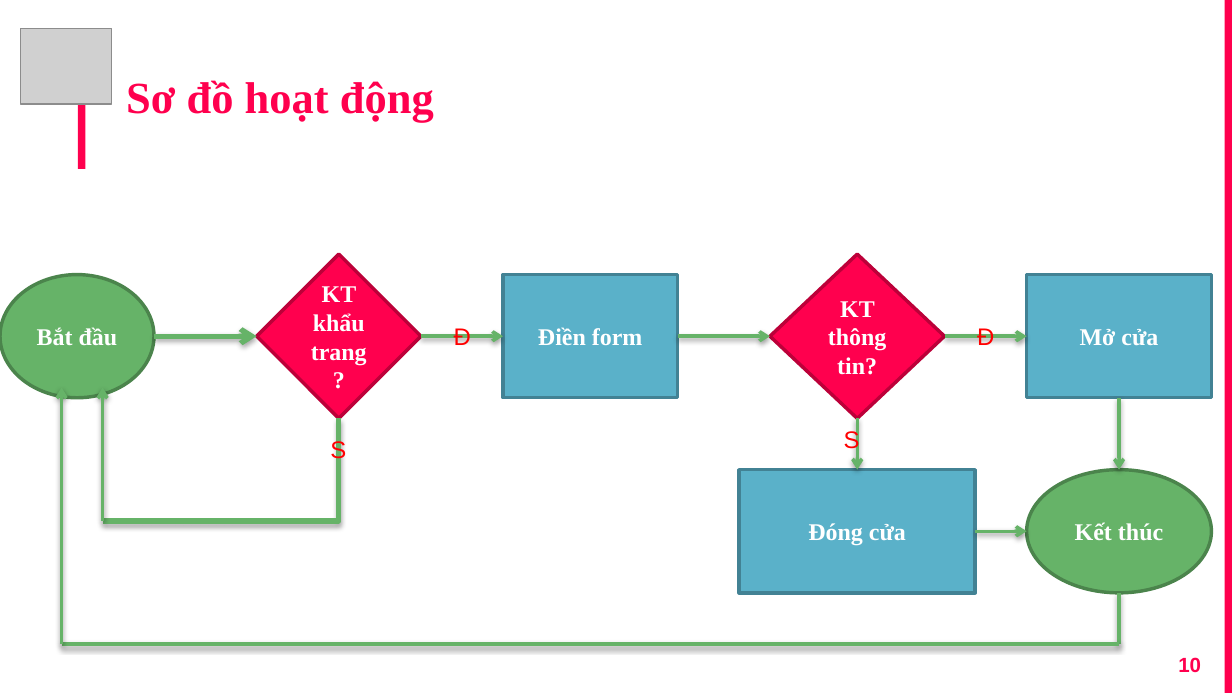
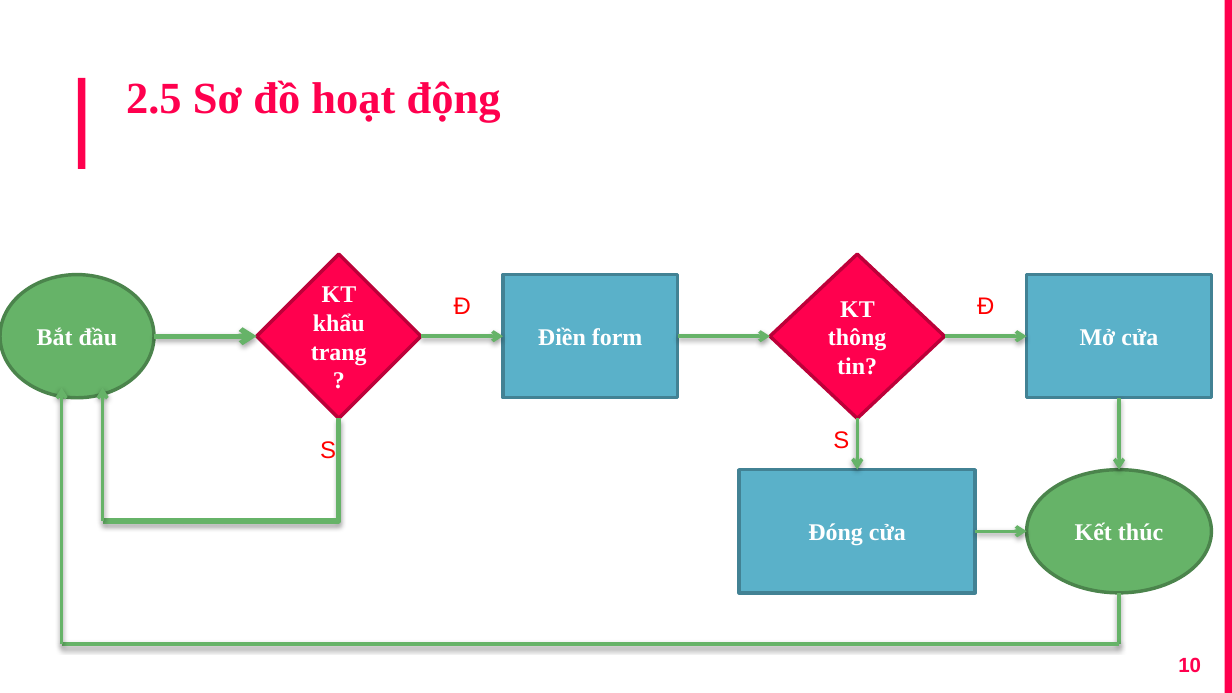
Before and after one commit to ducxd11041999/MaskDetectionV2, a slide deck: slide 10 of Presentation.pptx. Drawn at 1232x693 pixels with LibreOffice and Linux fonts; fonts in the diff are those of the drawing; grey boxes stand for pictures. Boxes give left, top, right and bottom in pixels: in the first picture for what was removed or moved away, otherwise in the second. Text is boxed around its words. In the diff, an @@ line names an element or a change of style, - is before the commit and + after.

```diff
--- a/Presentation.pptx
+++ b/Presentation.pptx
@@ picture removed at (21, 28, 112, 103) @@
@@ title at (126, 80, 501, 122): text changed @@
-Sơ đồ hoạt động
+2.5 Sơ đồ hoạt động
@@ text "Đ": place and size @@
-text "Đ" at (454, 328, 471, 345)
+text "Đ" at (454, 297, 471, 314)
@@ text "Đ": place and size @@
-text "Đ" at (977, 328, 994, 345)
+text "Đ" at (977, 297, 994, 314)
@@ text "S" rewrapped from (844, 429, 860, 454) to (833, 431, 849, 449) @@
@@ text "S" rewrapped from (330, 439, 346, 464) to (320, 441, 336, 459) @@
```
Also in this commit, not shown: 10 other slides changed, 4 slides added, 1 slide removed, 11 other files.
